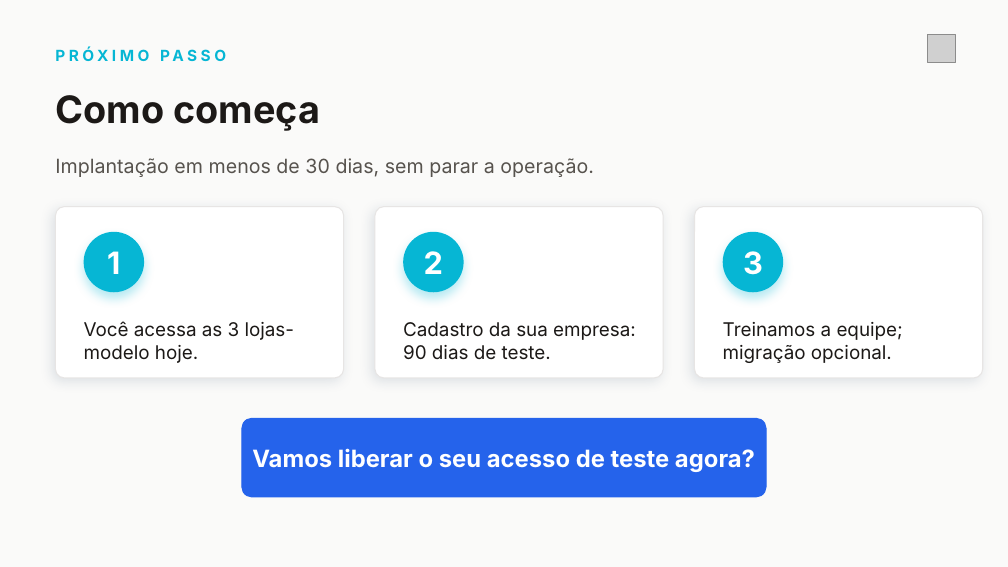
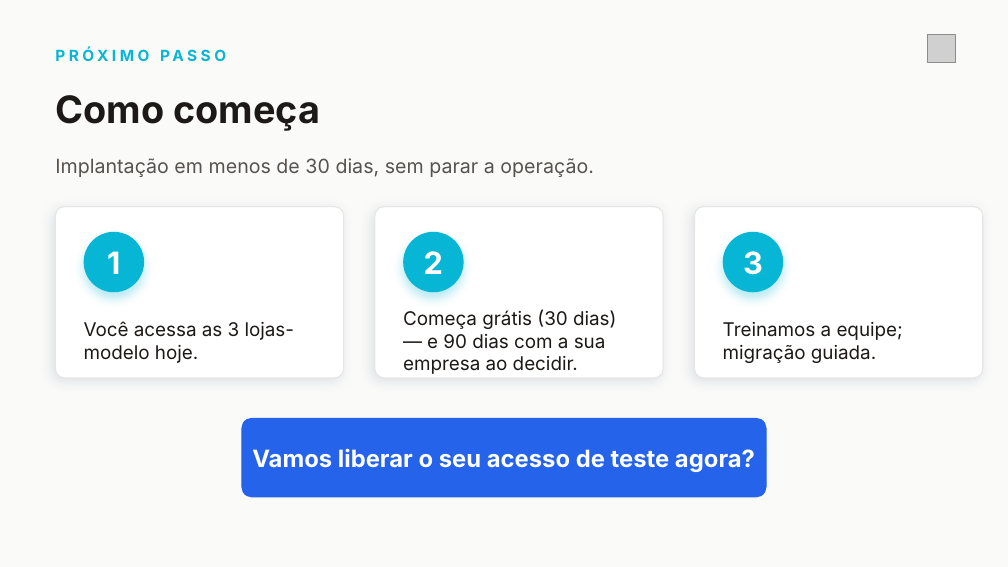
Before and after one commit to sisdigiai/sisdigiai, a slide deck: slide 12 of docs/divulgacao/pitch-clearix-assessoria/Clearix-Pitch-Oticas.pptx (slide 14 before the commit). Drawn at 1008x567 pixels with LibreOffice and Linux fonts; fonts in the diff are those of the drawing; grey boxes stand for pictures. Boxes give left, top, right and bottom in pixels: in the first picture for what was removed or moved away, otherwise in the second. Text is boxed around its words. In the diff, an @@ line names an element or a change of style, - is before the commit and + after.

```diff
--- a/docs/divulgacao/pitch-clearix-assessoria/Clearix-Pitch-Oticas.pptx
+++ b/docs/divulgacao/pitch-clearix-assessoria/Clearix-Pitch-Oticas.pptx
@@ text at (403, 309, 616, 374): text changed @@
-Cadastro da sua empresa: 90 dias de teste.
+Começa grátis (30 dias) — e 90 dias com a sua empresa ao decidir.
@@ text at (723, 322, 903, 363): text changed @@
-Treinamos a equipe; migração opcional.
+Treinamos a equipe; migração guiada.
```
Also in this commit, not shown: 6 other slides changed, 1 slide added, 4 slides removed, 3 other files.
